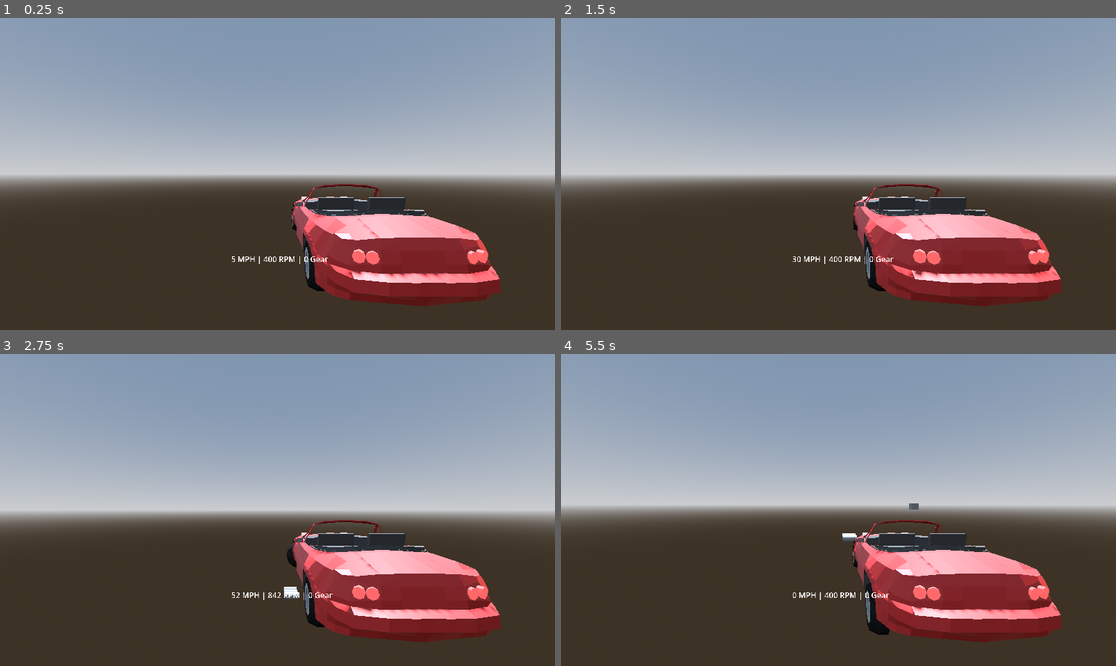
Above: before the commit, frames 1-4 (two rows, left to right).
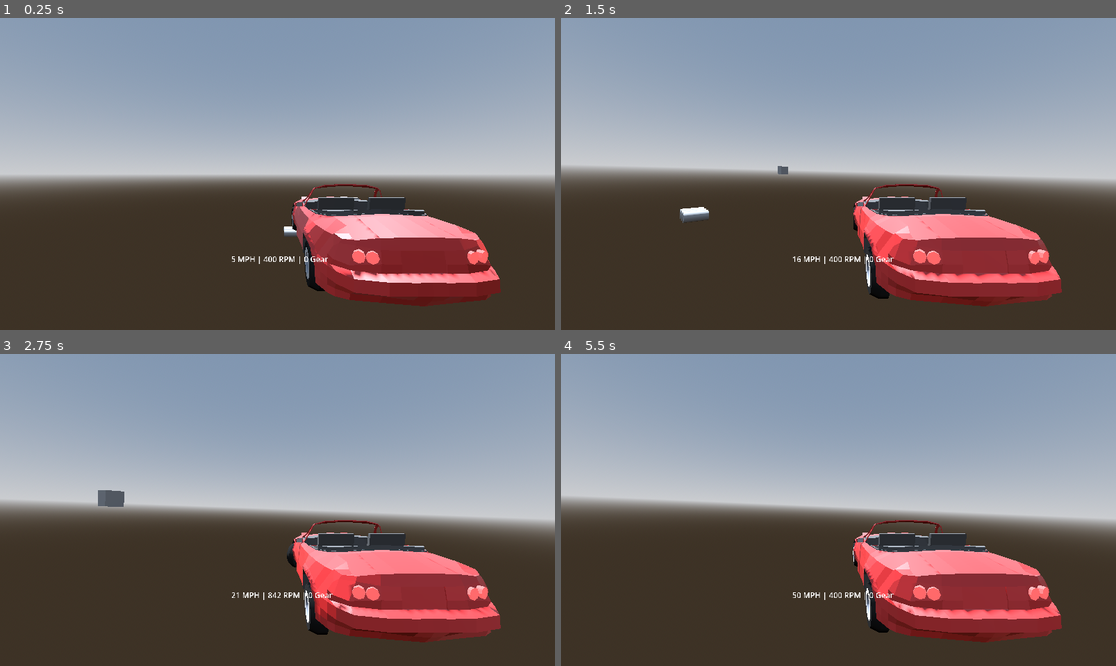
Above: after the commit, the same moments.

Repository: kakoiihito/Shift
Game: Godot game, scene res://Tracks/test.tscn
The game is run twice, just before and just after one commit, with the same random seed, the same clock (stepped at 60 frames per second) and the same inputs.
Inputs:
- Up to frame 1 (0.25 s): no input
- Up to frame 2 (1.5 s): hold D (SteerRight) 0.53-1.28 s; hold Shift (Clutch) 0.53-1.28 s; hold S (Brake) from 1.28 s (still down); tap W (Gas) at 1.35 s
- Up to frame 3 (2.75 s): release S (Brake) at 2.03 s; hold D (SteerRight) from 2.03 s (still down); hold G (Ignition) from 2.03 s (still down)
- Up to frame 4 (5.5 s): release D (SteerRight) at 2.78 s; release G (Ignition) at 2.78 s; hold E (ShiftUp) 2.78-3.53 s; tap Shift (Clutch) at 2.85 s; hold W (Gas) 3.53-4.28 s; hold A (SteerLeft) 3.53-5.03 s; tap G (Ignition) at 4.35 s; hold S (Brake) from 5.03 s (still down); hold Shift (Clutch) from 5.03 s (still down)

The runs differ from the first frame. In frame 1, 0.4% of the frame differs, in the area x 51-89%, y 57-84%; in frame 2, 6.8%; in frame 3, 8.6%, in the area x 0-100%, y 43-91%; in frame 4, 8.1%.

Commit message:
tryna add combined slip to replace the traction circle. not working out

Diff:
--- a/Car/Scripts/brake.gd
+++ b/Car/Scripts/brake.gd
@@ -17,7 +17,7 @@
 
 	if input_brake > 0.0:
 
-		brake_torque = (input_brake * max_brake_torque) / Data.active_wheels_brake # formula of torque divided by wheels using it
+		brake_torque = (input_brake * 20000) / Data.active_wheels_brake # formula of torque divided by wheels using it
 
 		for i in range(4):
 			if brake_wheels[i] == true:
--- a/Car/Scripts/values.gd
+++ b/Car/Scripts/values.gd
@@ -38,7 +38,7 @@
 	# BRAKE VARIABLES #
 	###################
 
-var max_brake_torque = 200.0
+var max_brake_torque = 20000000000000000000000000000000000.0
 
 	####################
 	# ENGINE VARIABLES #
--- a/Car/Scripts/wheel.gd
+++ b/Car/Scripts/wheel.gd
@@ -29,55 +29,58 @@
 	var side_dir = ray.global_transform.basis.x #
 	var side_velocity = velocity_at_wheel.dot(side_dir)
 	var forward_speed = velocity_at_wheel.dot(-ray.global_transform.basis.z)
+	var wheel_surface_speed = wheel_angular_velocity[wheel_index] * wheel_radius
 
 
 	var slip_angle = 0.0
-	if abs(forward_speed) > 2.0:
+	if abs(forward_speed) > 10.0:
 		slip_angle = (atan2(side_velocity, abs(forward_speed)))
 
+	var slip_ratio: float
+	var speed_threshold = max(abs(forward_speed), abs(wheel_surface_speed), 0.5)
+	slip_ratio = clamp((wheel_surface_speed - forward_speed) / speed_threshold, -1.0, 1.0)
 
-	var slip_ratio: float
-	var wheel_surface_speed = wheel_angular_velocity[wheel_index] * wheel_radius
-
-	if abs(forward_speed) < 0.5:
-		if abs(wheel_surface_speed) > 0.5:
-			slip_ratio = sign(wheel_surface_speed) * 1.0
-		else:
-			slip_ratio = 0.0
-	else:
-		slip_ratio = (wheel_surface_speed - forward_speed) / max(abs(forward_speed), abs(wheel_surface_speed) + 0.1)
-		slip_ratio = clamp(slip_ratio, -1.0, 1.0)
-
-
-	#B = 5.2635
-	#C = 2.4227
-	#D = 0.9 * wheel_spring_force[wheel_index].length()
-	#E = 0.5012
 
 	var B = 13.6527
 	var C = 1.7379
 	var D = friction_coefficient
 	var E = -0.5012
 
-	longitude_force[wheel_index] = wheel_spring_force[wheel_index].length() * D * sin(C * atan(B * slip_ratio - E *(B * slip_ratio - atan(B * slip_ratio))))
+	#longitude_force[wheel_index] = wheel_spring_force[wheel_index].length() * D * sin(C * atan(B * slip_ratio - E *(B * slip_ratio - atan(B * slip_ratio))))
 
 	var B1 = 11.2964
 	var C1 = 1.3882
 	var D1 = friction_coefficient
 	var E1 = -0.4809
 
-	lateral_force[wheel_index] = wheel_spring_force[wheel_index].length() * D1 * sin(C1 * atan(B1 * -slip_angle - E1 *(B1 * -slip_angle - atan(B1 * -slip_angle))))
+	#lateral_force[wheel_index] = wheel_spring_force[wheel_index].length() * D1 * sin(C1 * atan(B1 * -slip_angle - E1 *(B1 * -slip_angle - atan(B1 * -slip_angle))))
 
-	F_max[wheel_index] = friction_coefficient * wheel_spring_force[wheel_index].length()
+	var theoretical_slip_ratio = slip_ratio / (1.0001 + abs(slip_ratio))
+	var theoretical_slip_angle = tan(clamp(slip_angle, -1.5, 1.5)) / (1.0001 + abs(slip_ratio))
 
-	var current_long_force = longitude_force[wheel_index]
-	var current_lat_force = lateral_force[wheel_index]
+	var slip_magnitude = sqrt(pow(theoretical_slip_ratio, 2) + pow(theoretical_slip_angle, 2))
 
-	var force_2d = Vector2(current_long_force, current_lat_force)
-	if force_2d.length() > F_max[wheel_index]:
-		force_2d = force_2d.normalized() * F_max[wheel_index]
-		longitude_force[wheel_index] = force_2d.x
-		lateral_force[wheel_index] = force_2d.y
+	var Fx0 = (wheel_spring_force[wheel_index].length() / 2) * D * sin(C * atan(B * theoretical_slip_ratio - E *(B * theoretical_slip_ratio - atan(B * theoretical_slip_ratio))))
+	var Fy0 = (wheel_spring_force[wheel_index].length() / 2) * D1 * sin(C1 * atan(B1 * theoretical_slip_angle - E1 *(B1 * theoretical_slip_angle - atan(B1 * theoretical_slip_angle))))
+
+	if slip_magnitude < 0.0001:
+		longitude_force[wheel_index] = 0.0
+		lateral_force[wheel_index] = 0.0
+	else:
+		longitude_force[wheel_index] = (theoretical_slip_ratio / slip_magnitude) * Fx0
+		lateral_force[wheel_index] = (theoretical_slip_angle / slip_magnitude) * Fy0
+
+
+	#F_max[wheel_index] = friction_coefficient * wheel_spring_force[wheel_index].length()
+
+	#var current_long_force = longitude_force[wheel_index]
+	#var current_lat_force = lateral_force[wheel_index]
+
+	#var force_2d = Vector2(current_long_force, current_lat_force)
+	#if force_2d.length() > F_max[wheel_index]:
+	#	force_2d = force_2d.normalized() * F_max[wheel_index]
+	#	longitude_force[wheel_index] = force_2d.x
+	#	lateral_force[wheel_index] = force_2d.y
 
 	var combined_force = (longitude_force[wheel_index] * -ray.global_transform.basis.z) + (lateral_force[wheel_index] * side_dir) # both vectors combined
 	var force_pos = ray.global_position - car.global_position
--- a/Tracks/test.tscn
+++ b/Tracks/test.tscn
@@ -81,7 +81,7 @@
 [node name="Functional" type="Node3D" parent="." unique_id=2031553437]
 
 [node name="Node3D" parent="Functional" unique_id=1475845789 instance=ExtResource("1_yhjd6")]
-transform = Transform3D(1, 0, 0, 0, 1, 0, 0, 0, 1, 0, 43.196335, 19.011797)
+transform = Transform3D(1, 0, 0, 0, 1, 0, 0, 0, 1, 0, 5.8598504, 19.011797)
 mass = 950.0
 torque_curve = ExtResource("2_lbp5j")
 
